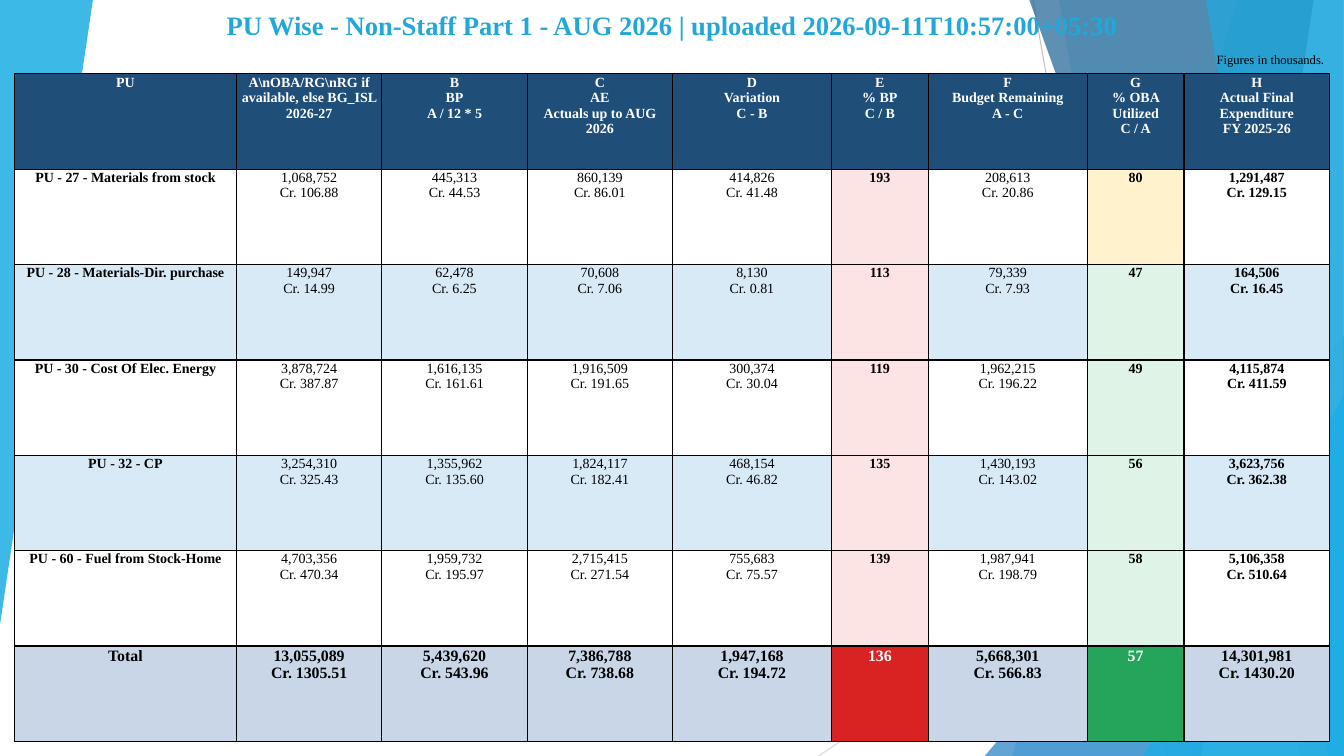
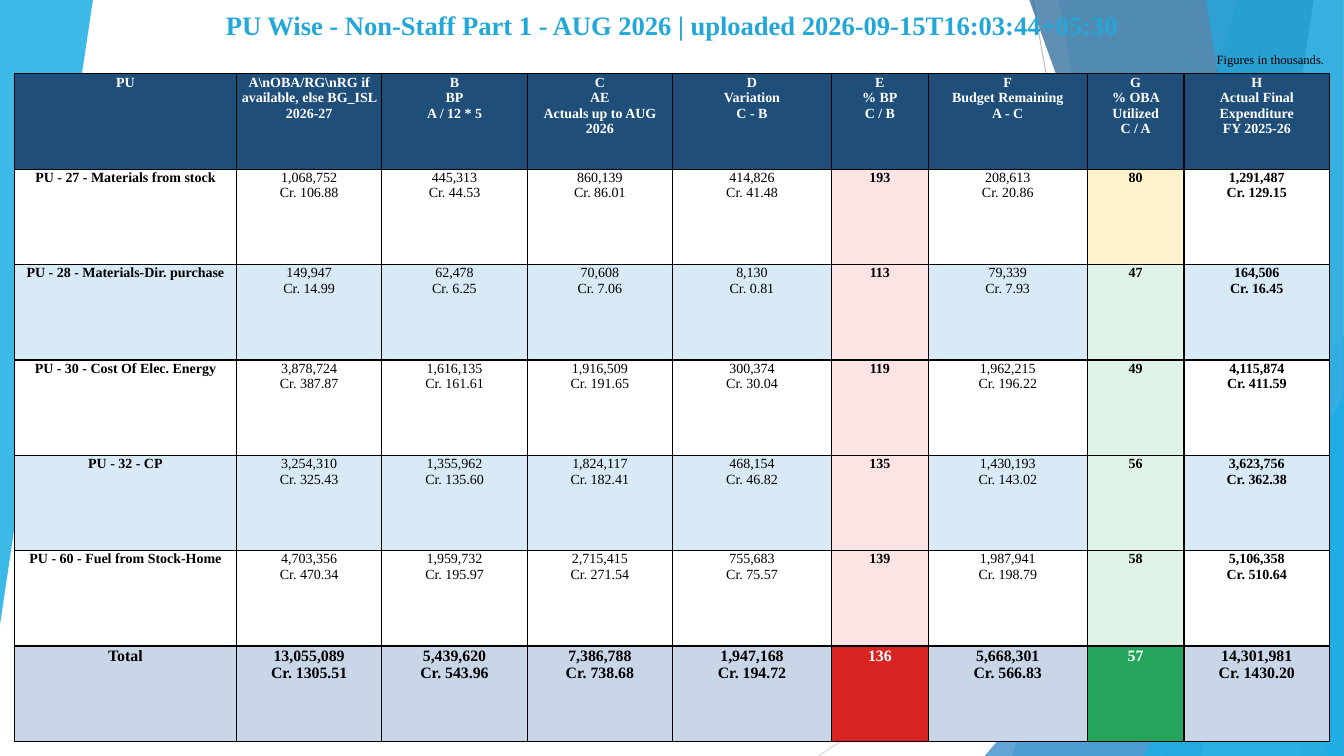
Before and after one commit to girishtiwari007/MB-BUDGET, a slide deck: slide 4 of exports/Moradabad_Division_DRM_Budget_FR_Analysis.pptx. Drawn at 1344x756 pixels with LibreOffice and Linux fonts; fonts in the diff are those of the drawing. Boxes give left, top, right and bottom in pixels: in the first picture for what was removed or moved away, otherwise in the second. Text is boxed around its words. In the diff, an @@ line names an element or a change of style, - is before the commit and + after.

```diff
--- a/exports/Moradabad_Division_DRM_Budget_FR_Analysis.pptx
+++ b/exports/Moradabad_Division_DRM_Budget_FR_Analysis.pptx
@@ text at bbox=[226, 14, 1118, 41]: text changed @@
-PU Wise - Non-Staff Part 1 - AUG 2026 | uploaded 2026-09-11T10:57:00+05:30
+PU Wise - Non-Staff Part 1 - AUG 2026 | uploaded 2026-09-15T16:03:44+05:30
```
Also in this commit, not shown: 2 other slides changed, 39 other files.
